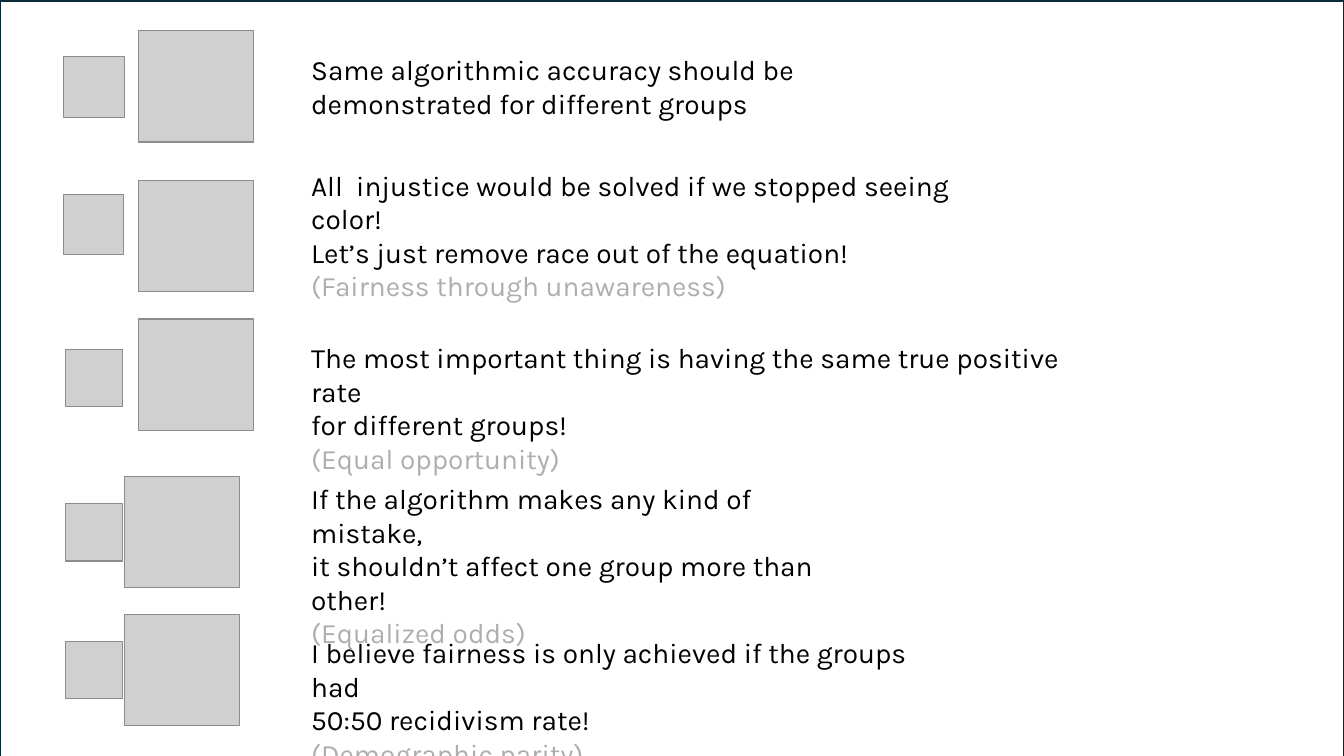
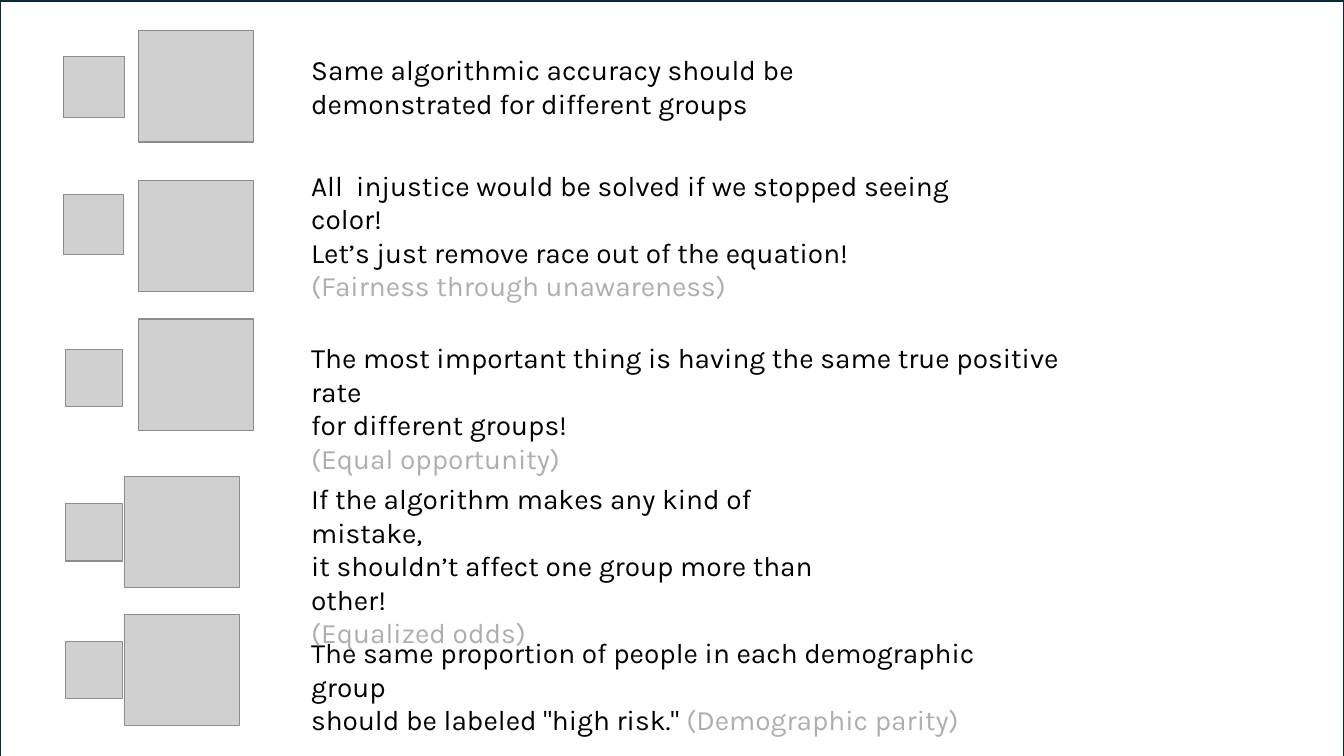
Before and after one commit to mbp-lab/sose26-real-world-problems-ai, a slide deck: slide 1 of content/chapter3/images/prep.pptx. Drawn at 1344x756 pixels with LibreOffice and Linux fonts; fonts in the diff are those of the drawing; grey boxes stand for pictures. Boxes give left, top, right and bottom in pixels: in the first picture for what was removed or moved away, otherwise in the second. Text is boxed around its words. In the diff, an @@ line names an element or a change of style, - is before the commit and + after.

```diff
--- a/content/chapter3/images/prep.pptx
+++ b/content/chapter3/images/prep.pptx
@@ text at (x1=311, y1=638, x2=974, y2=737): text changed @@
-I believe fairness is only achieved if the groups had
-50:50 recidivism rate!
-(Demographic parity)
+The same proportion of people in each demographic group
+should be labeled "high risk." (Demographic parity)
```
Also in this commit, not shown: 8 other files.
